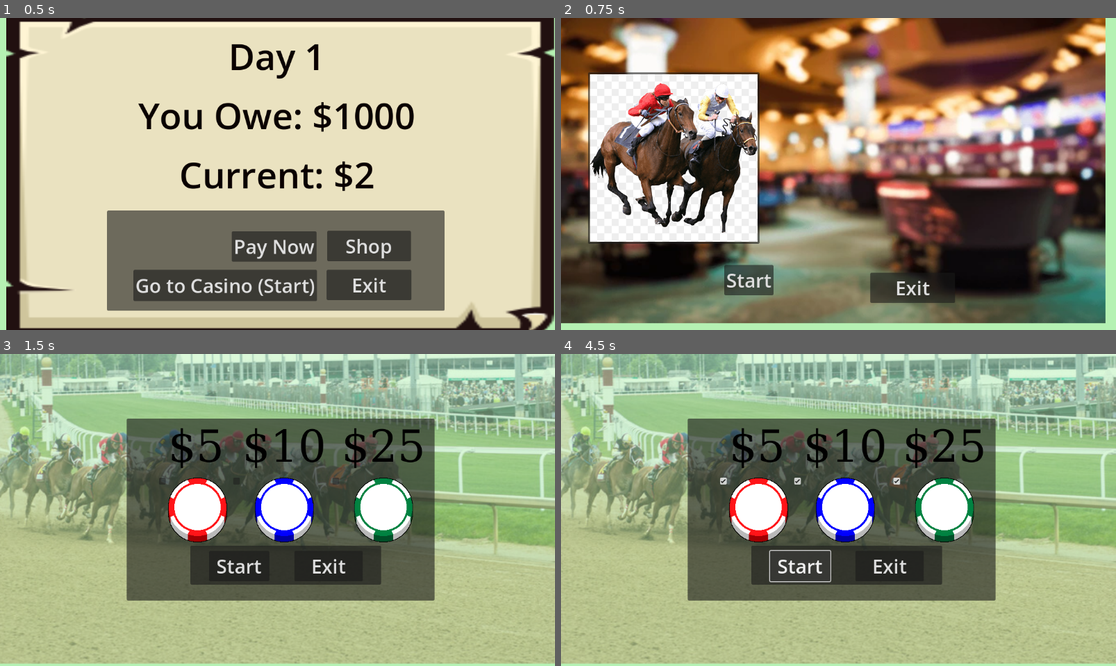
Above: before the commit, frames 1-4 (two rows, left to right).
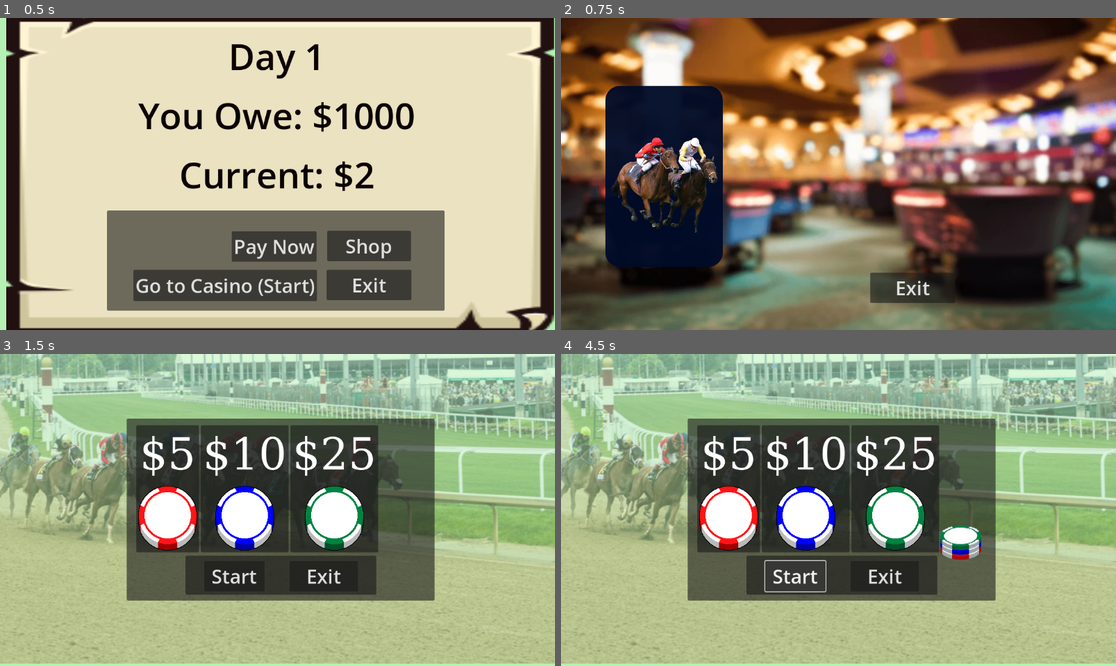
Above: after the commit, the same moments.

Repository: BigHBen/ACM_GameDev_Fall2024
Game: Godot game, scene res://Scenes/hub.tscn
Two runs of this game, one before a commit and one after it. Both use one fixed random seed, a clock stepped at 60 frames per second and the inputs below.
Inputs (mouse positions are in pixels of both pictures, inside the frame that each line leads up to; where the layout moved, square brackets give the same spot in the first picture):
- Up to frame 1 (0.5 s): no input
- Up to frame 2 (0.75 s): click "Go to Casino (Start)" at 0.5 s
- Up to frame 3 (1.5 s): click (105, 522) [111, 494] at 1.25 s
- Up to frame 4 (4.5 s): click "$5" at 2 s; click "$10" at 2.75 s; click "$25" at 3.5 s; click "Start" at 4.25 s

Frame 1 is identical in both runs. In frame 2, 68% of the frame differs, in the area x 0-100%, y 0-100%; in frame 3, 19%; in frame 4, 20%.

Commit message:
Minigame Updates

Diff:
--- /dev/null
+++ b/Scenes/bet_stack_coin.gd
@@ -0,0 +1,12 @@
+extends Sprite2D
+
+var velocity = Vector2.DOWN * 100  # adjust speed
+var initial_pos = Vector2.ZERO
+
+func _ready():
+	initial_pos = self.position
+
+func _process(delta):
+	position += velocity * delta
+	if position.y >= initial_pos.y+20:
+		velocity = Vector2.ZERO
--- /dev/null
+++ b/Scenes/bet_stack_coin.tscn
@@ -0,0 +1,12 @@
+[gd_scene load_steps=3 format=3 uid="uid://bjpcdxp8og41e"]
+
+[ext_resource type="Texture2D" uid="uid://ccdciegrhqbeh" path="res://Assets/Packs/Isometric/Chips/ChipsA_Flat_Small-128x72-removebg-preview.png" id="1_fyvna"]
+[ext_resource type="Script" path="res://Scenes/bet_stack_coin.gd" id="2_7uqe4"]
+
+[node name="bet_stack_coin" type="Sprite2D"]
+position = Vector2(833, 363)
+texture = ExtResource("1_fyvna")
+hframes = 5
+vframes = 2
+frame = 1
+script = ExtResource("2_7uqe4")
--- a/Scenes/casino.tscn
+++ b/Scenes/casino.tscn
@@ -1,14 +1,21 @@
-[gd_scene load_steps=4 format=3 uid="uid://c3743b7haxrux"]
+[gd_scene load_steps=5 format=3 uid="uid://c3743b7haxrux"]
 
 [ext_resource type="Script" path="res://Scripts/casino.gd" id="1_2k6it"]
 [ext_resource type="Texture2D" uid="uid://bcrsq7ommq5pu" path="res://Assets/random_photos/abstract-blur-defocused-hotel-lobby-600nw-2340724233.webp" id="1_xye6o"]
-[ext_resource type="Texture2D" uid="uid://dih86mgikafow" path="res://Assets/random_photos/png-clipart-man-riding-horse-thoroughbred-the-kentucky-derby-epsom-derby-horse-racing-equestrian-bet-horse-miscellaneous-thumbnail.png" id="2_nvqum"]
+[ext_resource type="Texture2D" uid="uid://df83khsg3ugbw" path="res://Assets/random_photos/pngegg.png" id="3_w23f4"]
+
+[sub_resource type="StyleBoxFlat" id="StyleBoxFlat_8vb80"]
+bg_color = Color(0, 0.0435884, 0.154745, 0.956863)
+corner_radius_top_left = 30
+corner_radius_top_right = 30
+corner_radius_bottom_right = 30
+corner_radius_bottom_left = 30
 
 [node name="casino" type="Node2D"]
 script = ExtResource("1_2k6it")
 
 [node name="Abstract-blur-defocused-hotel-lobby-600Nw-2340724233" type="Sprite2D" parent="."]
-position = Vector2(548, 307)
+position = Vector2(581, 324)
 scale = Vector2(1.94167, 1.90452)
 texture = ExtResource("1_xye6o")
 
@@ -17,15 +24,6 @@
 anchors_preset = 0
 offset_right = 40.0
 offset_bottom = 40.0
-
-[node name="StartButton" type="Button" parent="UI"]
-layout_mode = 0
-offset_left = 339.0
-offset_top = 513.0
-offset_right = 441.0
-offset_bottom = 576.0
-theme_override_font_sizes/font_size = 40
-text = "Start"
 
 [node name="Exit" type="Button" parent="UI"]
 layout_mode = 0
@@ -36,15 +34,28 @@
 theme_override_font_sizes/font_size = 40
 text = "Exit"
 
-[node name="HorseMinigame" type="Button" parent="UI"]
+[node name="Panel" type="Panel" parent="UI"]
 layout_mode = 0
-offset_left = 56.0
-offset_top = 113.0
-offset_right = 412.0
-offset_bottom = 469.0
-icon = ExtResource("2_nvqum")
+offset_left = 92.0
+offset_top = 141.0
+offset_right = 336.0
+offset_bottom = 517.0
+theme_override_styles/panel = SubResource("StyleBoxFlat_8vb80")
+
+[node name="HorseMinigame" type="Button" parent="UI/Panel"]
+layout_mode = 0
+offset_left = 7.0
+offset_top = 86.0
+offset_right = 237.0
+offset_bottom = 327.0
+theme_override_colors/icon_normal_color = Color(1, 1, 1, 1)
+theme_override_colors/icon_disabled_color = Color(1, 1, 1, 1)
+icon = ExtResource("3_w23f4")
+flat = true
+icon_alignment = 1
+expand_icon = true
 
 [node name="Sprite2D" type="Sprite2D" parent="."]
 
 [connection signal="pressed" from="UI/Exit" to="." method="_on_exit_pressed"]
-[connection signal="pressed" from="UI/HorseMinigame" to="." method="_on_horse_minigame_pressed"]
+[connection signal="pressed" from="UI/Panel/HorseMinigame" to="." method="_on_horse_minigame_pressed"]
--- a/Scenes/horse_race_menu.gd
+++ b/Scenes/horse_race_menu.gd
@@ -1,5 +1,14 @@
 extends Node2D
 
+
+var bet_amount = 0 : set = _set_bet, get = _get_bet
+
+#Extras
+var coin_scene = preload("res://Scenes/bet_stack_coin.tscn")  # replace with your coin scene path
+var spawn_position = Vector2(830, 380)  # adjust initial spawn position
+var spawned_coins = []
+var coin_limit = 10
+@onready var audio_player = $AudioStreamPlayer2D
 
 # Called when the node enters the scene tree for the first time.
 func _ready() -> void:
@@ -11,5 +20,45 @@
 	pass
 
 
+func _set_bet(new_amount):
+	bet_amount = new_amount
+	print("💸 Bet Amount: $", bet_amount, "💰")
+
+func _get_bet():
+	return bet_amount
+
 func _on_horse_game_exit_pressed() -> void:
 	get_tree().quit()
+
+func spawn_coin(type):
+	var coin_instance = coin_scene.instantiate()
+	coin_instance.position = spawn_position
+	match type:
+		5:
+			coin_instance.frame = 1
+		10:
+			coin_instance.frame = 2
+		25:
+			coin_instance.frame = 3
+	add_child(coin_instance)
+	spawned_coins.append(coin_instance)
+	spawn_position.y -= 10  # adjust spacing between coins
+
+
+func _on_check_box_pressed():
+	if spawned_coins.size() < coin_limit:
+		spawn_coin(5)
+		audio_player.play(0.3)
+		bet_amount+=5
+
+func _on_ten_dollar_bet_pressed():
+	if spawned_coins.size() < coin_limit:
+		spawn_coin(10)
+		audio_player.play(0.3)
+		bet_amount+=10
+
+func _on_twenty_five_dollar_bet_pressed():
+	if spawned_coins.size() < coin_limit:
+		spawn_coin(25)
+		audio_player.play(0.3)
+		bet_amount+=25
--- a/Scenes/horse_race_menu.tscn
+++ b/Scenes/horse_race_menu.tscn
@@ -1,10 +1,12 @@
-[gd_scene load_steps=7 format=3 uid="uid://x562hm1i18gv"]
+[gd_scene load_steps=9 format=3 uid="uid://x562hm1i18gv"]
 
 [ext_resource type="Script" path="res://Scenes/horse_race_menu.gd" id="1_qjwhc"]
 [ext_resource type="Texture2D" uid="uid://dn86vid2fius4" path="res://Assets/random_photos/360_F_504500363_R1yBKXOwRbMNryldsN3CsrpewzPIKww7.jpg" id="1_svltu"]
 [ext_resource type="Texture2D" uid="uid://dnr2djerda2wx" path="res://Assets/Packs/Top-Down/Chips/gamedevchips(rgb)LargeOutline/RedChipLargeOutline.png" id="3_dg4e1"]
 [ext_resource type="Texture2D" uid="uid://b1kncbvfybx8c" path="res://Assets/Packs/Top-Down/Chips/gamedevchips(rgb)LargeOutline/BlueChipLargeOutline.png" id="4_mmcsa"]
 [ext_resource type="Texture2D" uid="uid://bauu7mw4t452n" path="res://Assets/Packs/Top-Down/Chips/gamedevchips(rgb)LargeOutline/GreenChipLargeOutline.png" id="5_vhkeq"]
+[ext_resource type="PackedScene" uid="uid://bjpcdxp8og41e" path="res://Scenes/bet_stack_coin.tscn" id="6_jjkp5"]
+[ext_resource type="AudioStream" uid="uid://d25h2f3i2bdqs" path="res://Audio/cha ching sound effect download.wav" id="7_ohw4f"]
 
 [sub_resource type="FontFile" id="FontFile_gyxh8"]
 cache/0/91/0/ascent = 0.0
@@ -12,16 +14,42 @@
 cache/0/91/0/underline_position = 0.0
 cache/0/91/0/underline_thickness = 0.0
 cache/0/91/0/scale = 1.0
+cache/0/91/0/kerning_overrides/91/0 = Vector2(0, 0)
+cache/0/91/0/kerning_overrides/16/0 = Vector2(0, 0)
+cache/0/91/0/kerning_overrides/30/0 = Vector2(0, 0)
+cache/0/91/0/kerning_overrides/20/0 = Vector2(0, 0)
 cache/0/16/0/ascent = 0.0
 cache/0/16/0/descent = 0.0
 cache/0/16/0/underline_position = 0.0
 cache/0/16/0/underline_thickness = 0.0
 cache/0/16/0/scale = 1.0
+cache/0/16/0/kerning_overrides/91/0 = Vector2(0, 0)
+cache/0/16/0/kerning_overrides/16/0 = Vector2(0, 0)
+cache/0/16/0/kerning_overrides/30/0 = Vector2(0, 0)
+cache/0/16/0/kerning_overrides/20/0 = Vector2(0, 0)
+cache/0/30/0/ascent = 0.0
+cache/0/30/0/descent = 0.0
+cache/0/30/0/underline_position = 0.0
+cache/0/30/0/underline_thickness = 0.0
+cache/0/30/0/scale = 1.0
+cache/0/30/0/kerning_overrides/91/0 = Vector2(0, 0)
+cache/0/30/0/kerning_overrides/16/0 = Vector2(0, 0)
+cache/0/30/0/kerning_overrides/30/0 = Vector2(0, 0)
+cache/0/30/0/kerning_overrides/20/0 = Vector2(0, 0)
+cache/0/20/0/ascent = 0.0
+cache/0/20/0/descent = 0.0
+cache/0/20/0/underline_position = 0.0
+cache/0/20/0/underline_thickness = 0.0
+cache/0/20/0/scale = 1.0
+cache/0/20/0/kerning_overrides/91/0 = Vector2(0, 0)
+cache/0/20/0/kerning_overrides/16/0 = Vector2(0, 0)
+cache/0/20/0/kerning_overrides/30/0 = Vector2(0, 0)
+cache/0/20/0/kerning_overrides/20/0 = Vector2(0, 0)
 
 [node name="horse_race_menu" type="Node2D"]
 script = ExtResource("1_qjwhc")
 
-[node name="360F504500363R1yBkxOwRbMNryldsN3CsrpewzPiKww7" type="Sprite2D" parent="."]
+[node name="menu_background" type="Sprite2D" parent="."]
 modulate = Color(1, 1, 1, 0.513726)
 position = Vector2(574, 321.5)
 scale = Vector2(1.70044, 1.78611)
@@ -42,19 +70,19 @@
 
 [node name="HBoxContainer" type="HBoxContainer" parent="UI/MenuPanel"]
 layout_mode = 0
-offset_left = 62.0
-offset_top = -1.0
-offset_right = 568.0
-offset_bottom = 261.0
+offset_left = 20.0
+offset_top = 14.0
+offset_right = 526.0
+offset_bottom = 278.0
 
-[node name="CheckBox" type="CheckBox" parent="UI/MenuPanel/HBoxContainer"]
+[node name="5_dolar" type="Button" parent="UI/MenuPanel/HBoxContainer"]
 layout_mode = 2
+theme_override_colors/font_color = Color(1, 1, 1, 1)
+theme_override_colors/font_pressed_color = Color(0, 0, 0, 1)
+theme_override_colors/font_hover_color = Color(0, 0, 0, 1)
+theme_override_colors/font_focus_color = Color(0, 0, 0, 1)
+theme_override_colors/font_hover_pressed_color = Color(0, 0, 0, 1)
 theme_override_colors/font_disabled_color = Color(0, 0, 0, 1)
-theme_override_colors/font_hover_pressed_color = Color(0, 0, 0, 1)
-theme_override_colors/font_hover_color = Color(0, 0, 0, 1)
-theme_override_colors/font_pressed_color = Color(0, 0, 0, 1)
-theme_override_colors/font_focus_color = Color(0, 0, 0, 1)
-theme_override_colors/font_color = Color(0, 0, 0, 1)
 theme_override_fonts/font = SubResource("FontFile_gyxh8")
 theme_override_font_sizes/font_size = 91
 text = "$5"
@@ -62,14 +90,14 @@
 icon_alignment = 1
 vertical_icon_alignment = 2
 
-[node name="CheckBox2" type="CheckBox" parent="UI/MenuPanel/HBoxContainer"]
+[node name="10_dollar_bet" type="Button" parent="UI/MenuPanel/HBoxContainer"]
 layout_mode = 2
+theme_override_colors/font_color = Color(1, 1, 1, 1)
+theme_override_colors/font_pressed_color = Color(0, 0, 0, 1)
+theme_override_colors/font_hover_color = Color(0, 0, 0, 1)
+theme_override_colors/font_focus_color = Color(0, 0, 0, 1)
+theme_override_colors/font_hover_pressed_color = Color(0, 0, 0, 1)
 theme_override_colors/font_disabled_color = Color(0, 0, 0, 1)
-theme_override_colors/font_hover_pressed_color = Color(0, 0, 0, 1)
-theme_override_colors/font_hover_color = Color(0, 0, 0, 1)
-theme_override_colors/font_pressed_color = Color(0, 0, 0, 1)
-theme_override_colors/font_focus_color = Color(0, 0, 0, 1)
-theme_override_colors/font_color = Color(0, 0, 0, 1)
 theme_override_fonts/font = SubResource("FontFile_gyxh8")
 theme_override_font_sizes/font_size = 91
 text = "$10"
@@ -77,14 +105,14 @@
 icon_alignment = 1
 vertical_icon_alignment = 2
 
-[node name="CheckBox3" type="CheckBox" parent="UI/MenuPanel/HBoxContainer"]
+[node name="25_dollar_bet" type="Button" parent="UI/MenuPanel/HBoxContainer"]
 layout_mode = 2
+theme_override_colors/font_color = Color(1, 1, 1, 1)
+theme_override_colors/font_pressed_color = Color(0, 0, 0, 1)
+theme_override_colors/font_hover_color = Color(0, 0, 0, 1)
+theme_override_colors/font_focus_color = Color(0, 0, 0, 1)
+theme_override_colors/font_hover_pressed_color = Color(0, 0, 0, 1)
 theme_override_colors/font_disabled_color = Color(0, 0, 0, 1)
-theme_override_colors/font_hover_pressed_color = Color(0, 0, 0, 1)
-theme_override_colors/font_hover_color = Color(0, 0, 0, 1)
-theme_override_colors/font_pressed_color = Color(0, 0, 0, 1)
-theme_override_colors/font_focus_color = Color(0, 0, 0, 1)
-theme_override_colors/font_color = Color(0, 0, 0, 1)
 theme_override_fonts/font = SubResource("FontFile_gyxh8")
 theme_override_font_sizes/font_size = 91
 text = "$25"
@@ -94,10 +122,10 @@
 
 [node name="Panel" type="Panel" parent="UI/MenuPanel"]
 layout_mode = 0
-offset_left = 132.0
-offset_top = 264.0
-offset_right = 528.0
-offset_bottom = 345.0
+offset_left = 122.0
+offset_top = 285.0
+offset_right = 518.0
+offset_bottom = 366.0
 
 [node name="HorseGameStart" type="Button" parent="UI/MenuPanel/Panel"]
 layout_mode = 2
@@ -117,4 +145,14 @@
 theme_override_font_sizes/font_size = 40
 text = "Exit"
 
+[node name="bet_stack_coin" parent="." instance=ExtResource("6_jjkp5")]
+visible = false
+position = Vector2(830, 380)
+
+[node name="AudioStreamPlayer2D" type="AudioStreamPlayer2D" parent="."]
+stream = ExtResource("7_ohw4f")
+
+[connection signal="pressed" from="UI/MenuPanel/HBoxContainer/5_dolar" to="." method="_on_check_box_pressed"]
+[connection signal="pressed" from="UI/MenuPanel/HBoxContainer/10_dollar_bet" to="." method="_on_ten_dollar_bet_pressed"]
+[connection signal="pressed" from="UI/MenuPanel/HBoxContainer/25_dollar_bet" to="." method="_on_twenty_five_dollar_bet_pressed"]
 [connection signal="pressed" from="UI/MenuPanel/Panel/HorseGameExit" to="." method="_on_horse_game_exit_pressed"]
--- a/Scenes/hub.tscn
+++ b/Scenes/hub.tscn
@@ -11,41 +11,105 @@
 cache/0/16/0/underline_position = 0.0
 cache/0/16/0/underline_thickness = 0.0
 cache/0/16/0/scale = 1.0
+cache/0/16/0/kerning_overrides/16/0 = Vector2(0, 0)
+cache/0/16/0/kerning_overrides/20/0 = Vector2(0, 0)
+cache/0/16/0/kerning_overrides/100/0 = Vector2(0, 0)
+cache/0/16/0/kerning_overrides/60/0 = Vector2(0, 0)
+cache/0/16/0/kerning_overrides/75/0 = Vector2(0, 0)
+cache/0/16/0/kerning_overrides/50/0 = Vector2(0, 0)
+cache/0/16/0/kerning_overrides/30/0 = Vector2(0, 0)
+cache/0/16/0/kerning_overrides/40/0 = Vector2(0, 0)
 cache/0/20/0/ascent = 0.0
 cache/0/20/0/descent = 0.0
 cache/0/20/0/underline_position = 0.0
 cache/0/20/0/underline_thickness = 0.0
 cache/0/20/0/scale = 1.0
+cache/0/20/0/kerning_overrides/16/0 = Vector2(0, 0)
+cache/0/20/0/kerning_overrides/20/0 = Vector2(0, 0)
+cache/0/20/0/kerning_overrides/100/0 = Vector2(0, 0)
+cache/0/20/0/kerning_overrides/60/0 = Vector2(0, 0)
+cache/0/20/0/kerning_overrides/75/0 = Vector2(0, 0)
+cache/0/20/0/kerning_overrides/50/0 = Vector2(0, 0)
+cache/0/20/0/kerning_overrides/30/0 = Vector2(0, 0)
+cache/0/20/0/kerning_overrides/40/0 = Vector2(0, 0)
 cache/0/100/0/ascent = 0.0
 cache/0/100/0/descent = 0.0
 cache/0/100/0/underline_position = 0.0
 cache/0/100/0/underline_thickness = 0.0
 cache/0/100/0/scale = 1.0
+cache/0/100/0/kerning_overrides/16/0 = Vector2(0, 0)
+cache/0/100/0/kerning_overrides/20/0 = Vector2(0, 0)
+cache/0/100/0/kerning_overrides/100/0 = Vector2(0, 0)
+cache/0/100/0/kerning_overrides/60/0 = Vector2(0, 0)
+cache/0/100/0/kerning_overrides/75/0 = Vector2(0, 0)
+cache/0/100/0/kerning_overrides/50/0 = Vector2(0, 0)
+cache/0/100/0/kerning_overrides/30/0 = Vector2(0, 0)
+cache/0/100/0/kerning_overrides/40/0 = Vector2(0, 0)
 cache/0/60/0/ascent = 0.0
 cache/0/60/0/descent = 0.0
 cache/0/60/0/underline_position = 0.0
 cache/0/60/0/underline_thickness = 0.0
 cache/0/60/0/scale = 1.0
+cache/0/60/0/kerning_overrides/16/0 = Vector2(0, 0)
+cache/0/60/0/kerning_overrides/20/0 = Vector2(0, 0)
+cache/0/60/0/kerning_overrides/100/0 = Vector2(0, 0)
+cache/0/60/0/kerning_overrides/60/0 = Vector2(0, 0)
+cache/0/60/0/kerning_overrides/75/0 = Vector2(0, 0)
+cache/0/60/0/kerning_overrides/50/0 = Vector2(0, 0)
+cache/0/60/0/kerning_overrides/30/0 = Vector2(0, 0)
+cache/0/60/0/kerning_overrides/40/0 = Vector2(0, 0)
 cache/0/75/0/ascent = 0.0
 cache/0/75/0/descent = 0.0
 cache/0/75/0/underline_position = 0.0
 cache/0/75/0/underline_thickness = 0.0
 cache/0/75/0/scale = 1.0
+cache/0/75/0/kerning_overrides/16/0 = Vector2(0, 0)
+cache/0/75/0/kerning_overrides/20/0 = Vector2(0, 0)
+cache/0/75/0/kerning_overrides/100/0 = Vector2(0, 0)
+cache/0/75/0/kerning_overrides/60/0 = Vector2(0, 0)
+cache/0/75/0/kerning_overrides/75/0 = Vector2(0, 0)
+cache/0/75/0/kerning_overrides/50/0 = Vector2(0, 0)
+cache/0/75/0/kerning_overrides/30/0 = Vector2(0, 0)
+cache/0/75/0/kerning_overrides/40/0 = Vector2(0, 0)
 cache/0/50/0/ascent = 0.0
 cache/0/50/0/descent = 0.0
 cache/0/50/0/underline_position = 0.0
 cache/0/50/0/underline_thickness = 0.0
 cache/0/50/0/scale = 1.0
+cache/0/50/0/kerning_overrides/16/0 = Vector2(0, 0)
+cache/0/50/0/kerning_overrides/20/0 = Vector2(0, 0)
+cache/0/50/0/kerning_overrides/100/0 = Vector2(0, 0)
+cache/0/50/0/kerning_overrides/60/0 = Vector2(0, 0)
+cache/0/50/0/kerning_overrides/75/0 = Vector2(0, 0)
+cache/0/50/0/kerning_overrides/50/0 = Vector2(0, 0)
+cache/0/50/0/kerning_overrides/30/0 = Vector2(0, 0)
+cache/0/50/0/kerning_overrides/40/0 = Vector2(0, 0)
 cache/0/30/0/ascent = 0.0
 cache/0/30/0/descent = 0.0
 cache/0/30/0/underline_position = 0.0
 cache/0/30/0/underline_thickness = 0.0
 cache/0/30/0/scale = 1.0
+cache/0/30/0/kerning_overrides/16/0 = Vector2(0, 0)
+cache/0/30/0/kerning_overrides/20/0 = Vector2(0, 0)
+cache/0/30/0/kerning_overrides/100/0 = Vector2(0, 0)
+cache/0/30/0/kerning_overrides/60/0 = Vector2(0, 0)
+cache/0/30/0/kerning_overrides/75/0 = Vector2(0, 0)
+cache/0/30/0/kerning_overrides/50/0 = Vector2(0, 0)
+cache/0/30/0/kerning_overrides/30/0 = Vector2(0, 0)
+cache/0/30/0/kerning_overrides/40/0 = Vector2(0, 0)
 cache/0/40/0/ascent = 0.0
 cache/0/40/0/descent = 0.0
 cache/0/40/0/underline_position = 0.0
 cache/0/40/0/underline_thickness = 0.0
 cache/0/40/0/scale = 1.0
+cache/0/40/0/kerning_overrides/16/0 = Vector2(0, 0)
+cache/0/40/0/kerning_overrides/20/0 = Vector2(0, 0)
+cache/0/40/0/kerning_overrides/100/0 = Vector2(0, 0)
+cache/0/40/0/kerning_overrides/60/0 = Vector2(0, 0)
+cache/0/40/0/kerning_overrides/75/0 = Vector2(0, 0)
+cache/0/40/0/kerning_overrides/50/0 = Vector2(0, 0)
+cache/0/40/0/kerning_overrides/30/0 = Vector2(0, 0)
+cache/0/40/0/kerning_overrides/40/0 = Vector2(0, 0)
 
 [sub_resource type="LabelSettings" id="LabelSettings_1fjkk"]
 font_size = 75
--- a/project.godot
+++ b/project.godot
@@ -12,7 +12,7 @@
 
 config/name="GameDevFall2024_QYLG"
 run/main_scene="res://Scenes/hub.tscn"
-config/features=PackedStringArray("4.3", "Forward Plus")
+config/features=PackedStringArray("4.1", "Forward Plus")
 config/icon="res://Icon/casino-chip.png"
 
 [rendering]
Binary file added: Assets/Packs/Isometric/Chips/ChipsA_Flat_Small-128x72-removebg-preview.png
Not shown, added: Assets/Packs/Isometric/Chips/ChipsA_Flat_Small-128x72-removebg-preview.png.import
Binary file added: Assets/Packs/Isometric/Chips/ChipsA_Half_Small-72x68-removebg-preview.png
Not shown, added: Assets/Packs/Isometric/Chips/ChipsA_Half_Small-72x68-removebg-preview.png.import
Binary file added: Assets/Packs/Isometric/Chips/Template/Template_Outline_Flat_Large-172x106-removebg-preview.png
Not shown, added: Assets/Packs/Isometric/Chips/Template/Template_Outline_Flat_Large-172x106-removebg-preview.png.import
Binary file added: Assets/Packs/Isometric/Chips/Template/Template_Outline_Flat_Small-87x54-removebg-preview.png
Not shown, added: Assets/Packs/Isometric/Chips/Template/Template_Outline_Flat_Small-87x54-removebg-preview.png.import
Binary file added: Assets/Packs/Isometric/Chips/Template/Template_Outline_Vertical_Large-141x147-removebg-preview.png
Not shown, added: Assets/Packs/Isometric/Chips/Template/Template_Outline_Vertical_Large-141x147-removebg-preview.png.import
Binary file added: Assets/random_photos/pngegg.png
Not shown, added: Assets/random_photos/pngegg.png.import
(and 2 more such lines)
